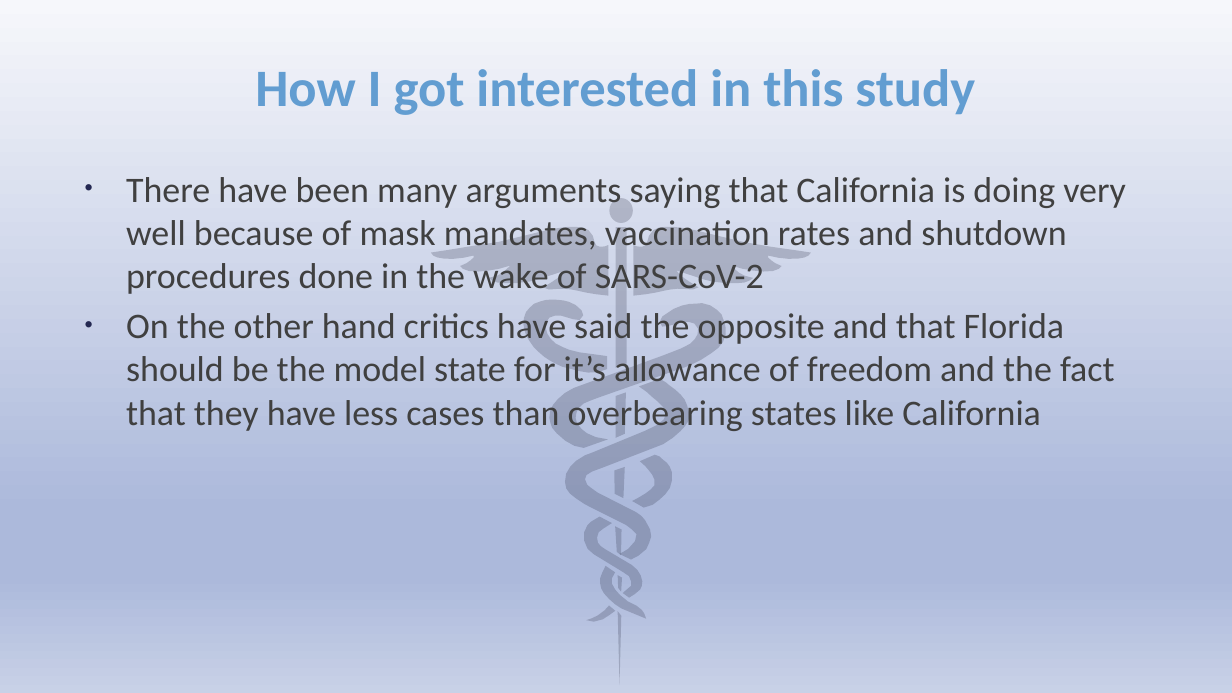
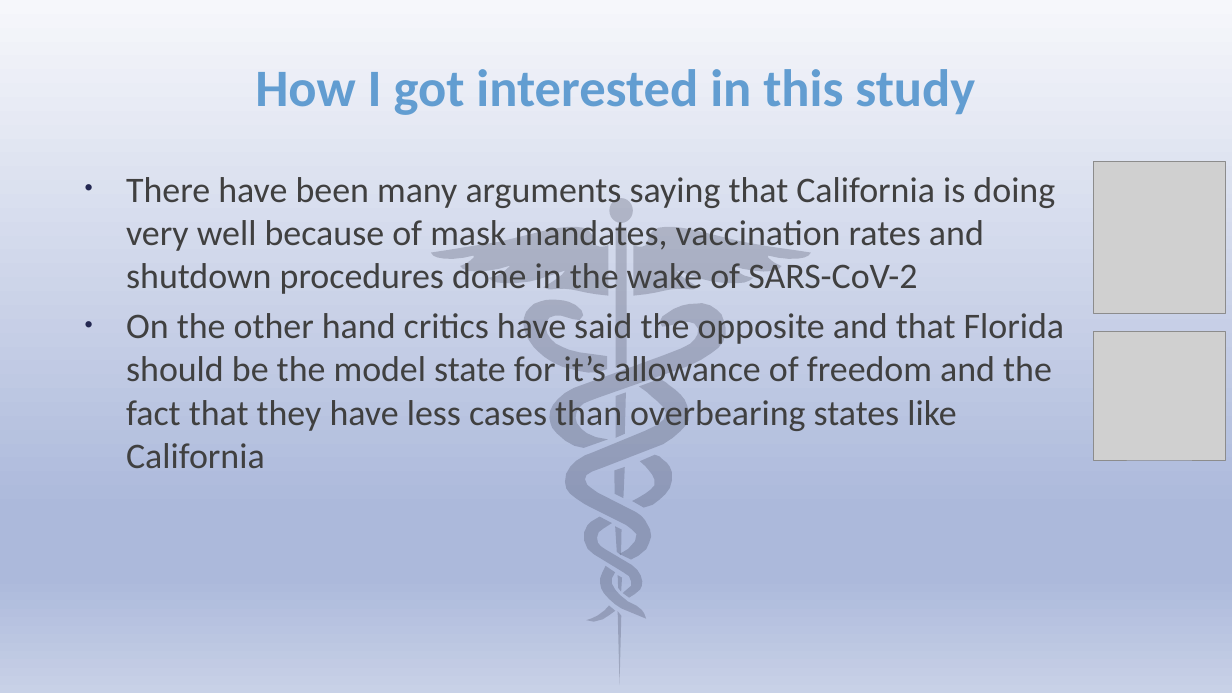
Before and after one commit to asullivan42/COVID_Bubble_Estimator, a slide deck: slide 2 of COVID in the USA.pptx. Drawn at 1232x693 pixels with LibreOffice and Linux fonts; fonts in the diff are those of the drawing; grey boxes stand for pictures. Boxes give left, top, right and bottom in pixels: in the first picture for what was removed or moved away, otherwise in the second. Text is boxed around its words. In the diff, an @@ line names an element or a change of style, - is before the commit and + after.

```diff
--- a/COVID in the USA.pptx
+++ b/COVID in the USA.pptx
@@ text "There have been many arguments ..." rewrapped from bbox=[126, 177, 1126, 431] to bbox=[126, 177, 1064, 468] @@
@@ picture added at bbox=[1093, 162, 1226, 314] @@
@@ picture added at bbox=[1093, 332, 1226, 460] @@
```
Also in this commit, not shown: 14 other slides changed, 7 slides added, 4 other files.
